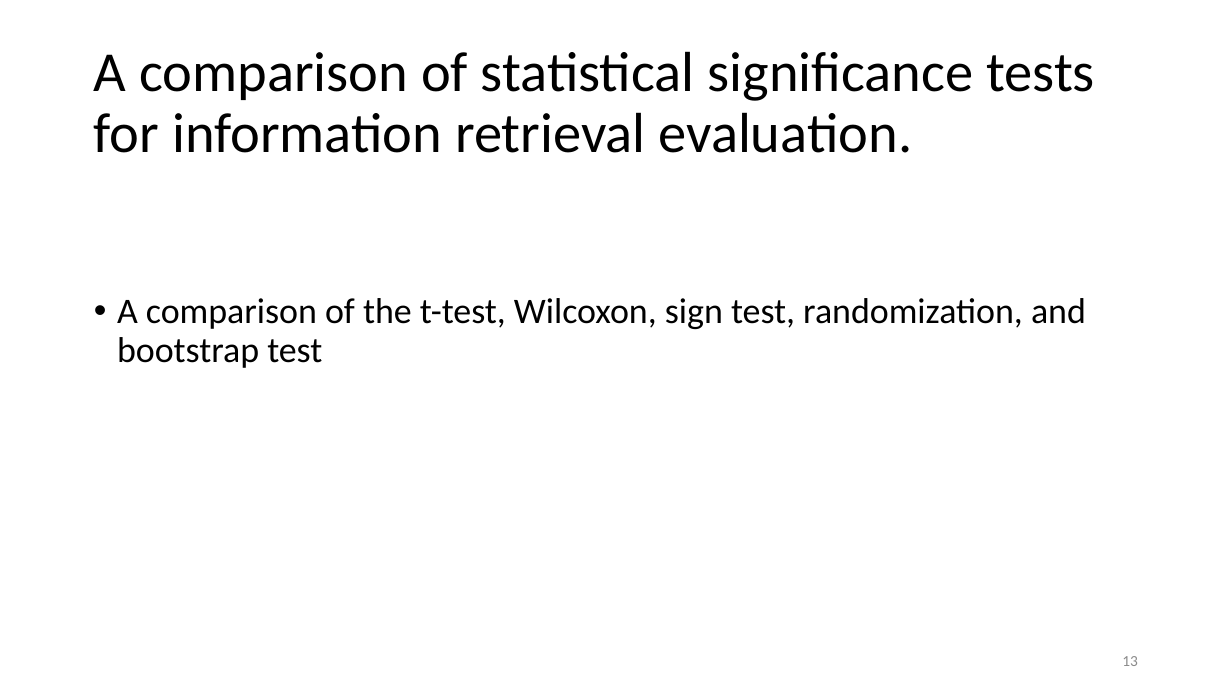
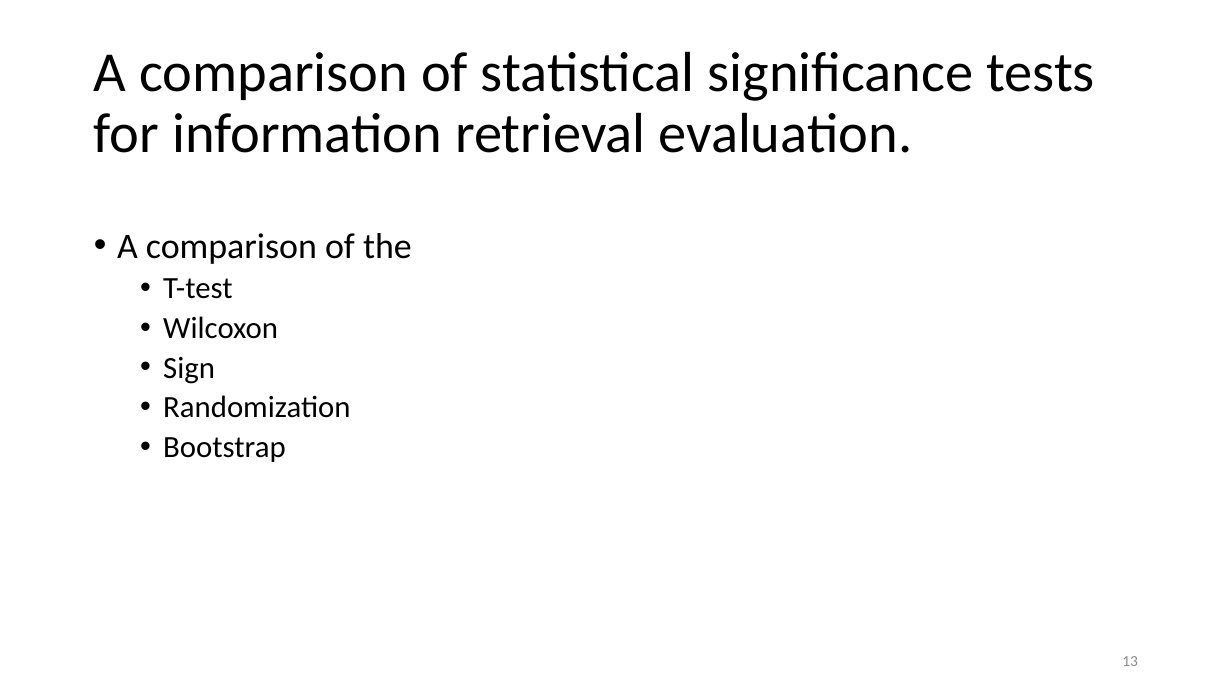
Before and after one commit to Miranda-C-Smith/cs834-f17, a slide deck: slide 13 of assignments/Presentation4/SignificanceTestSlides.pptx. Drawn at 1232x693 pixels with LibreOffice and Linux fonts; fonts in the diff are those of the drawing. Boxes give left, top, right and bottom in pixels: in the first picture for what was removed or moved away, otherwise in the second. Text is boxed around its words. In the diff, an @@ line names an element or a change of style, - is before the commit and + after.

```diff
--- a/assignments/Presentation4/SignificanceTestSlides.pptx
+++ b/assignments/Presentation4/SignificanceTestSlides.pptx
@@ text at [117, 233, 412, 462]: text changed; size 28 to 24 pt @@
-• A comparison of the t-test, Wilcoxon, sign test, randomization, and bootstrap test
+• A comparison of the
+  • T-test
+  • Wilcoxon
+  • Sign
+  • Randomization
+  • Bootstrap
```
Also in this commit, not shown: 9 other slides changed.
